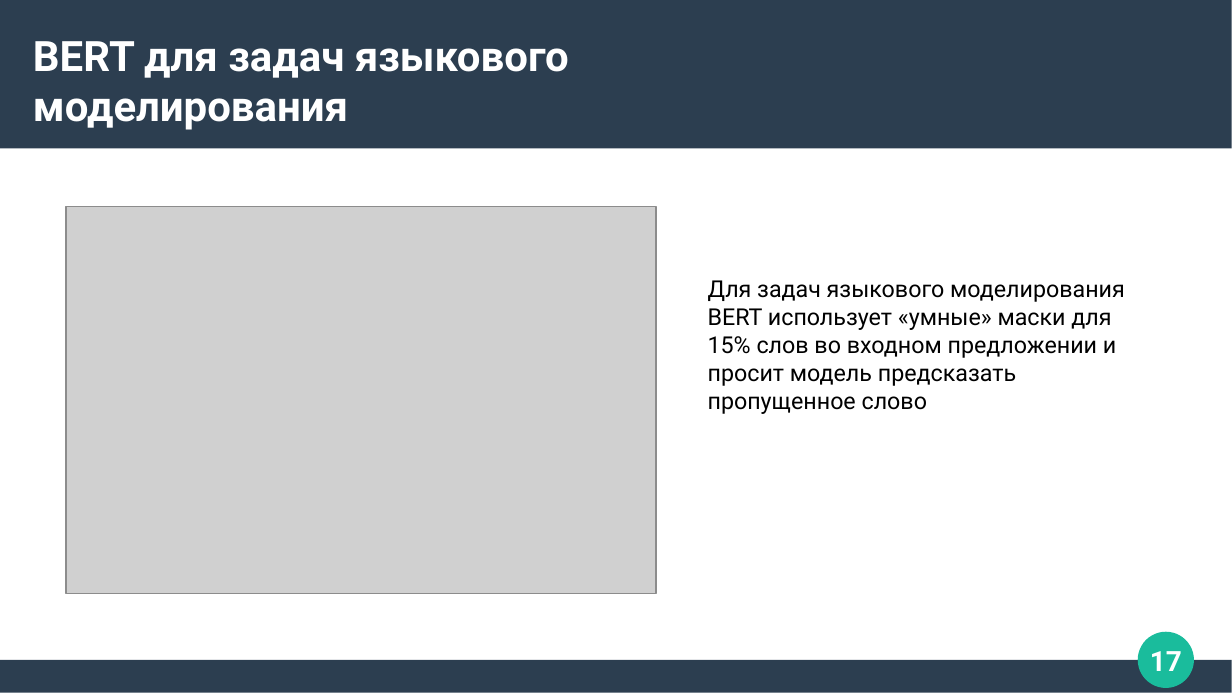
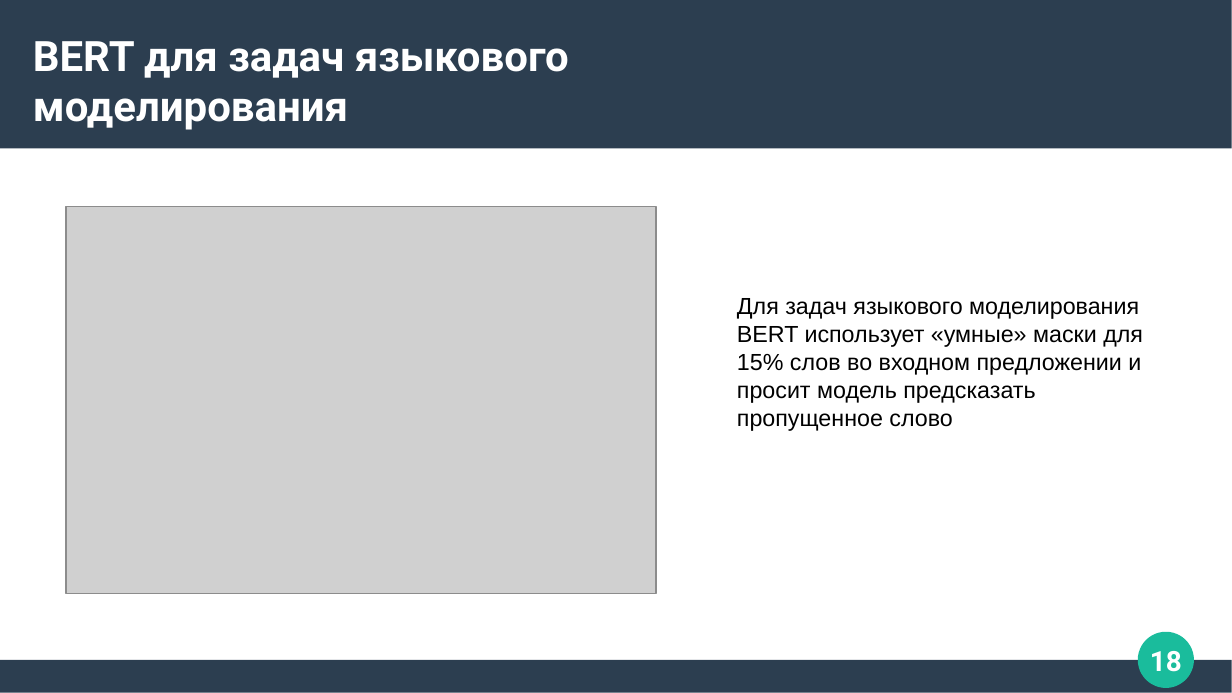
Before and after one commit to Zorinal/FilmBot, a slide deck: slide 18 of Трансфомеры.pptx (slide 17 before the commit). Drawn at 1232x693 pixels with LibreOffice and Linux fonts; fonts in the diff are those of the drawing; grey boxes stand for pictures. Boxes give left, top, right and bottom in pixels: in the first picture for what was removed or moved away, otherwise in the second. Text is boxed around its words. In the diff, an @@ line names an element or a change of style, - is before the commit and + after.

```diff
--- a/Трансфомеры.pptx
+++ b/Трансфомеры.pptx
@@ text "Для задач языкового моделирования BERT ...": place and size @@
-text "Для задач языкового моделирования BERT ..." at [708,280,1125,414]
+text "Для задач языкового моделирования BERT ..." at [737,298,1143,431]
@@ text "Для задач языкового моделирования BERT ..." at [737,298,1143,431]: font Roboto to Arial @@
@@ page number at [1150,651,1182,672]: text changed @@
-17
+18
```
Also in this commit, not shown: 12 other slides changed, 1 slide added.
